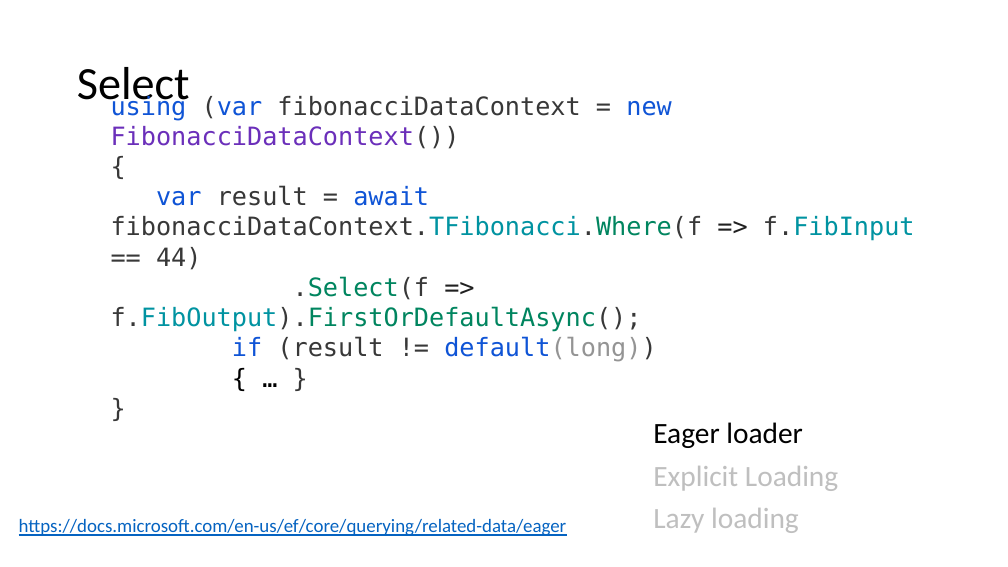
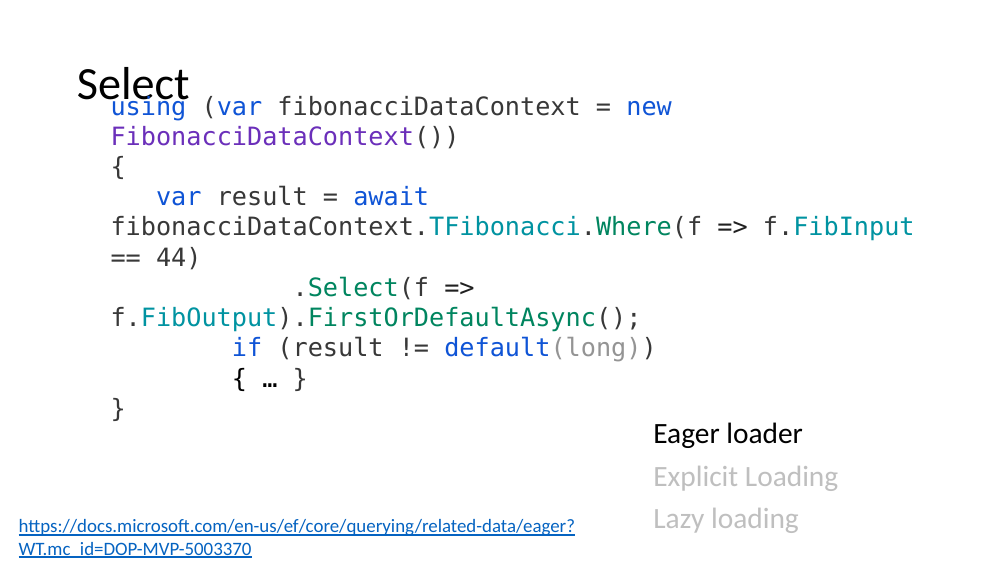
Before and after one commit to guillaume-chervet/course.dotnet, a slide deck: slide 126 of documentations/dotnet.pptx. Drawn at 1008x567 pixels with LibreOffice and Linux fonts; fonts in the diff are those of the drawing. Boxes give left, top, right and bottom in pixels: in the first picture for what was removed or moved away, otherwise in the second. Text is boxed around its words. In the diff, an @@ line names an element or a change of style, - is before the commit and + after.

```diff
--- a/documentations/dotnet.pptx
+++ b/documentations/dotnet.pptx
@@ text at (19,519,575,558): text changed @@
-https://docs.microsoft.com/en-us/ef/core/querying/related-data/eager
+https://docs.microsoft.com/en-us/ef/core/querying/related-data/eager?WT.mc_id=DOP-MVP-5003370
```
Also in this commit, not shown: 17 other slides changed.
